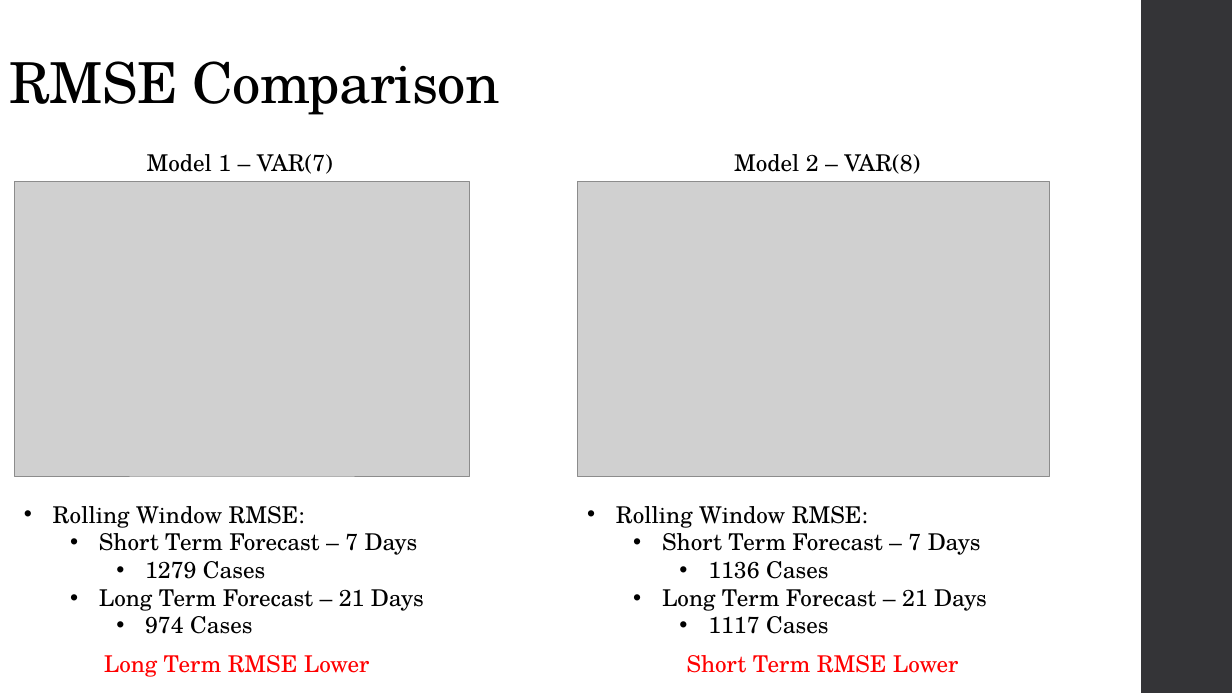
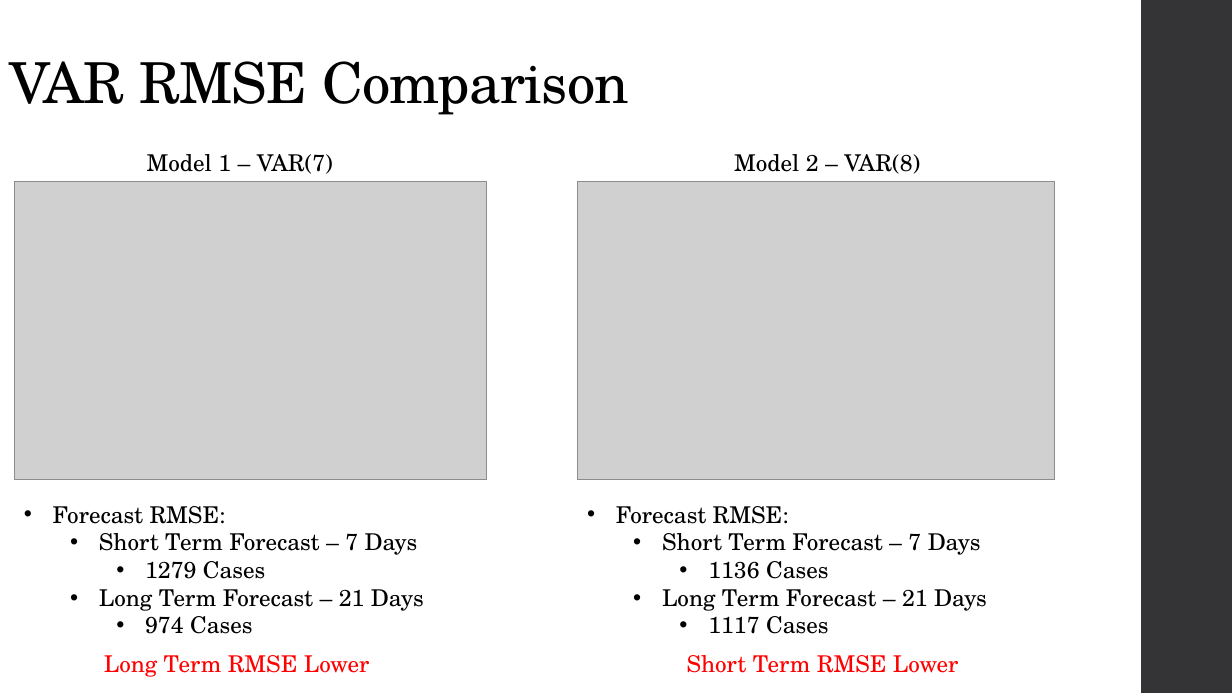
Before and after one commit to C-Stewart-GH/Forecasting_Texas_Covid_Case_Count, a slide deck: slide 16 of PPT_Files/Cameron_PartB_Slides.pptx (slide 18 before the commit). Drawn at 1232x693 pixels with LibreOffice and Linux fonts; fonts in the diff are those of the drawing; grey boxes stand for pictures. Boxes give left, top, right and bottom in pixels: in the first picture for what was removed or moved away, otherwise in the second. Text is boxed around its words. In the diff, an @@ line names an element or a change of style, - is before the commit and + after.

```diff
--- a/PPT_Files/Cameron_PartB_Slides.pptx
+++ b/PPT_Files/Cameron_PartB_Slides.pptx
@@ title at box(9, 61, 629, 115): text changed @@
-RMSE Comparison
+VAR RMSE Comparison
@@ picture: place and size @@
-picture at box(15, 181, 470, 476)
+picture at box(15, 181, 486, 480)
@@ picture: place and size @@
-picture at box(578, 181, 1049, 476)
+picture at box(578, 181, 1055, 479)
@@ text at box(53, 506, 226, 524): text changed @@
-• Rolling Window RMSE:
+• Forecast RMSE:
@@ text at box(616, 506, 789, 524): text changed @@
-• Rolling Window RMSE:
+• Forecast RMSE:
```
Also in this commit, not shown: 4 other slides changed, 7 slides added, 4 slides removed, 5 other files.
